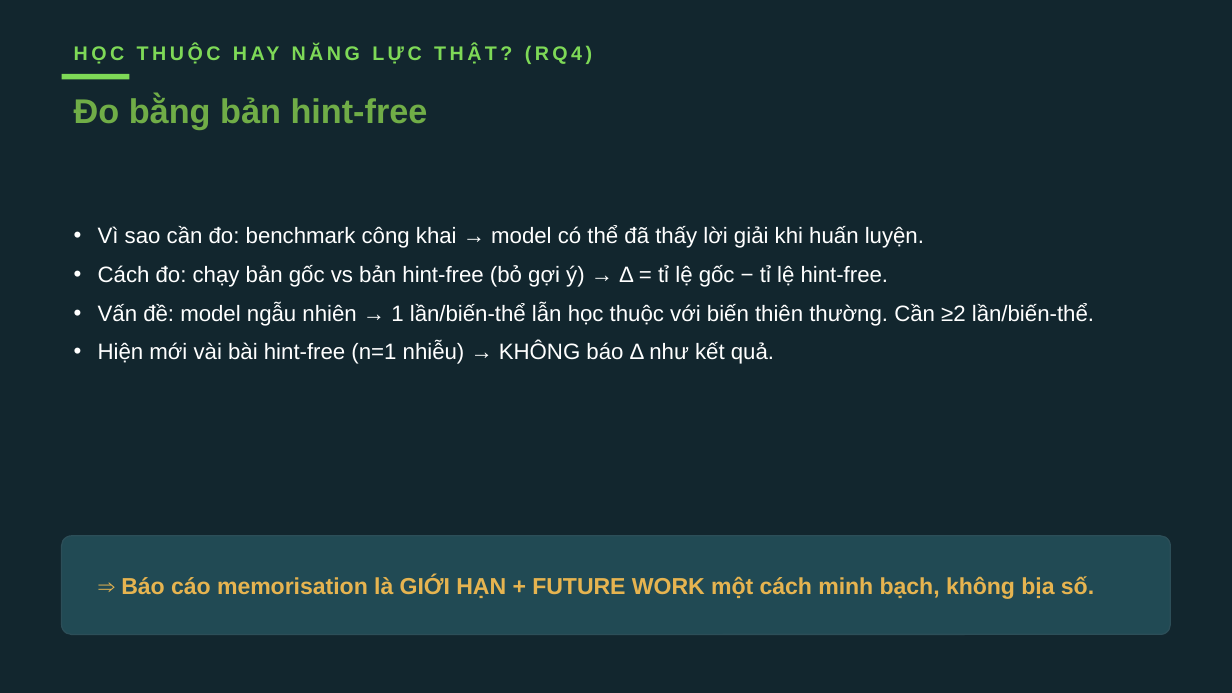
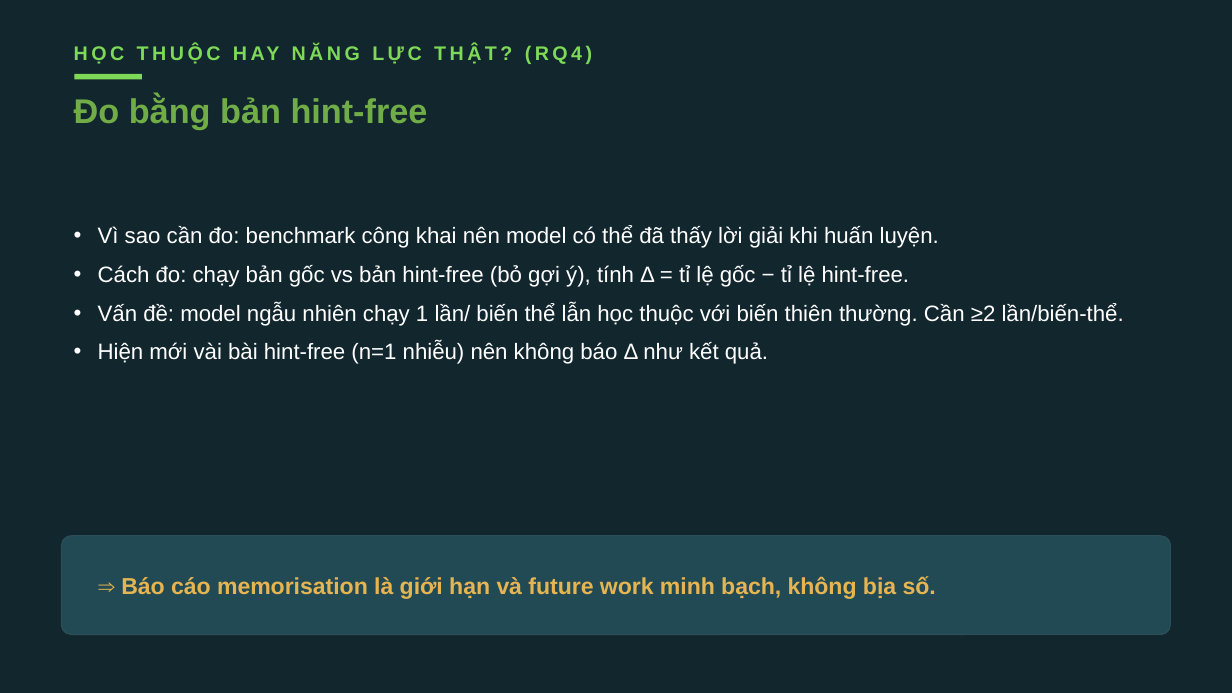
Before and after one commit to VuNguyenBinh/KLTN-FA26, a slide deck: slide 20 of Slide/KTLN_slide.pptx. Drawn at 1232x693 pixels with LibreOffice and Linux fonts; fonts in the diff are those of the drawing. Boxes give left, top, right and bottom in pixels: in the first picture for what was removed or moved away, otherwise in the second. Text is boxed around its words. In the diff, an @@ line names an element or a change of style, - is before the commit and + after.

```diff
--- a/Slide/KTLN_slide.pptx
+++ b/Slide/KTLN_slide.pptx
@@ rectangle moved from (x1=62, y1=74, x2=129, y2=79) to (x1=74, y1=74, x2=142, y2=79) @@
@@ text at (x1=98, y1=226, x2=1124, y2=364): text changed @@
-• Vì sao cần đo: benchmark công khai → model có thể đã thấy lời giải khi huấn luyện.
-• Cách đo: chạy bản gốc vs bản hint-free (bỏ gợi ý) → Δ = tỉ lệ gốc − tỉ lệ hint-free.
-• Vấn đề: model ngẫu nhiên → 1 lần/biến-thể lẫn học thuộc với biến thiên thường. Cần ≥2 lần/biến-thể.
-• Hiện mới vài bài hint-free (n=1 nhiễu) → KHÔNG báo Δ như kết quả.
+• Vì sao cần đo: benchmark công khai nên model có thể đã thấy lời giải khi huấn luyện.
+• Cách đo: chạy bản gốc vs bản hint-free (bỏ gợi ý), tính Δ = tỉ lệ gốc − tỉ lệ hint-free.
+• Vấn đề: model ngẫu nhiên chạy 1 lần/ biến thể lẫn học thuộc với biến thiên thường. Cần ≥2 lần/biến-thể.
+• Hiện mới vài bài hint-free (n=1 nhiễu) nên không báo Δ như kết quả.
@@ text at (x1=121, y1=576, x2=936, y2=599): text changed @@
-⇒ Báo cáo memorisation là GIỚI HẠN + FUTURE WORK một cách minh bạch, không bịa số.
+⇒ Báo cáo memorisation là giới hạn và future work minh bạch, không bịa số.
```
Also in this commit, not shown: 5 other slides changed, 1 other file.
